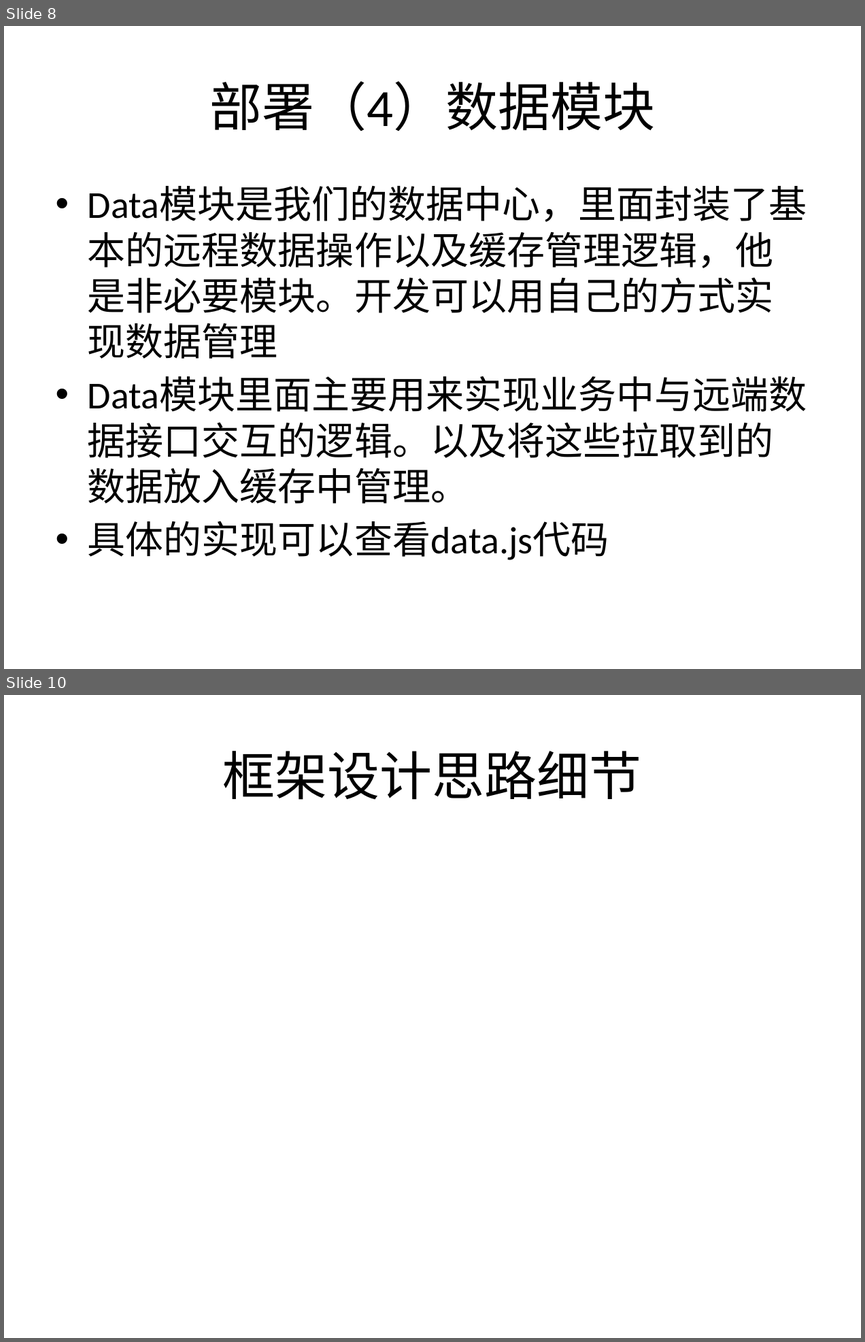
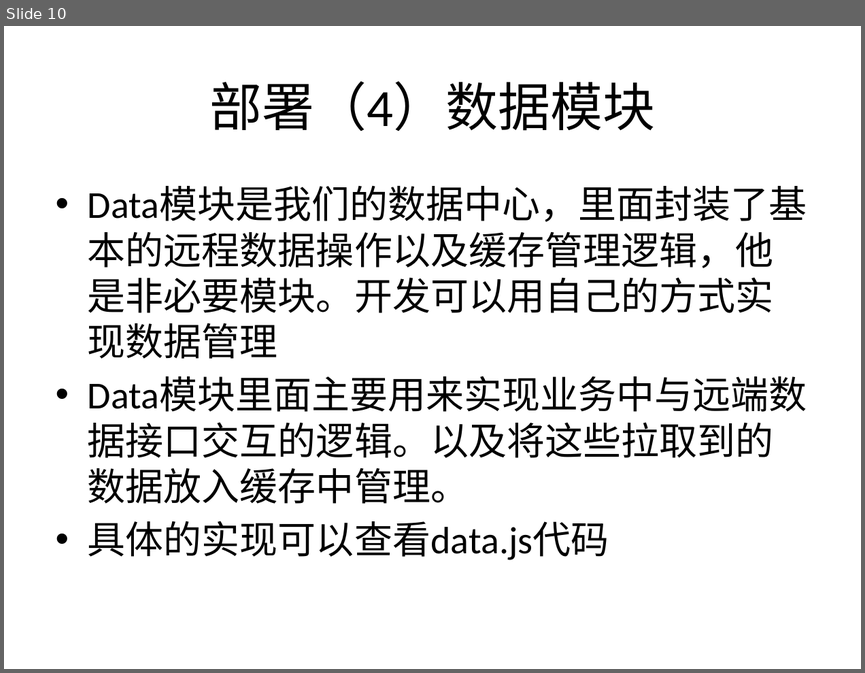
Before and after one commit to dearlordchen/mytouch, a slide deck: Mytouch移动web开发框架介绍.pptx. Shown one above the other, each under a label of ours: slides 8 and 10 before the commit, slide 10 after it; the slides between them are not shown. The pictures are 865x1342 and 865x673 pixels, drawn with LibreOffice and Linux fonts; fonts in the diff are those of the drawing. Boxes give left, top, right and bottom in pixels: in the first picture for what was removed or moved away, otherwise in the second. Text is boxed around its words. In the diff, an @@ line names an element or a change of style, - is before the commit and + after.

```diff
--- a/Mytouch移动web开发框架介绍.pptx
+++ b/Mytouch移动web开发框架介绍.pptx
@@ slide 10 removed at [4,695,861,1338], background #FFFFFF @@
@@ title removed at [223,751,642,800] @@
-框架设计思路细节
@@ what was slide 8 is now slide 10 @@
```
Also in this commit, not shown: 7 slides changed, 2 slides added, 1 other slide removed, 1 other file.
